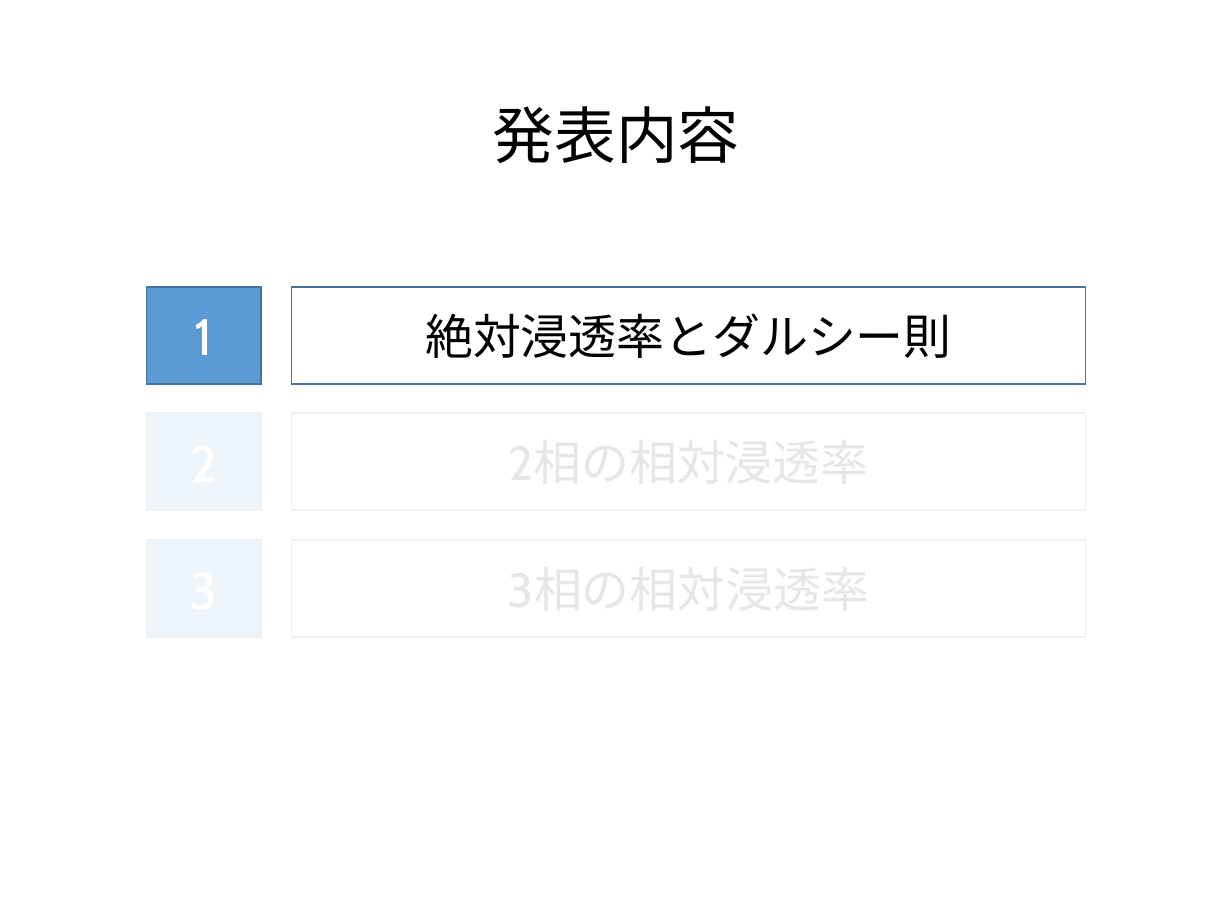
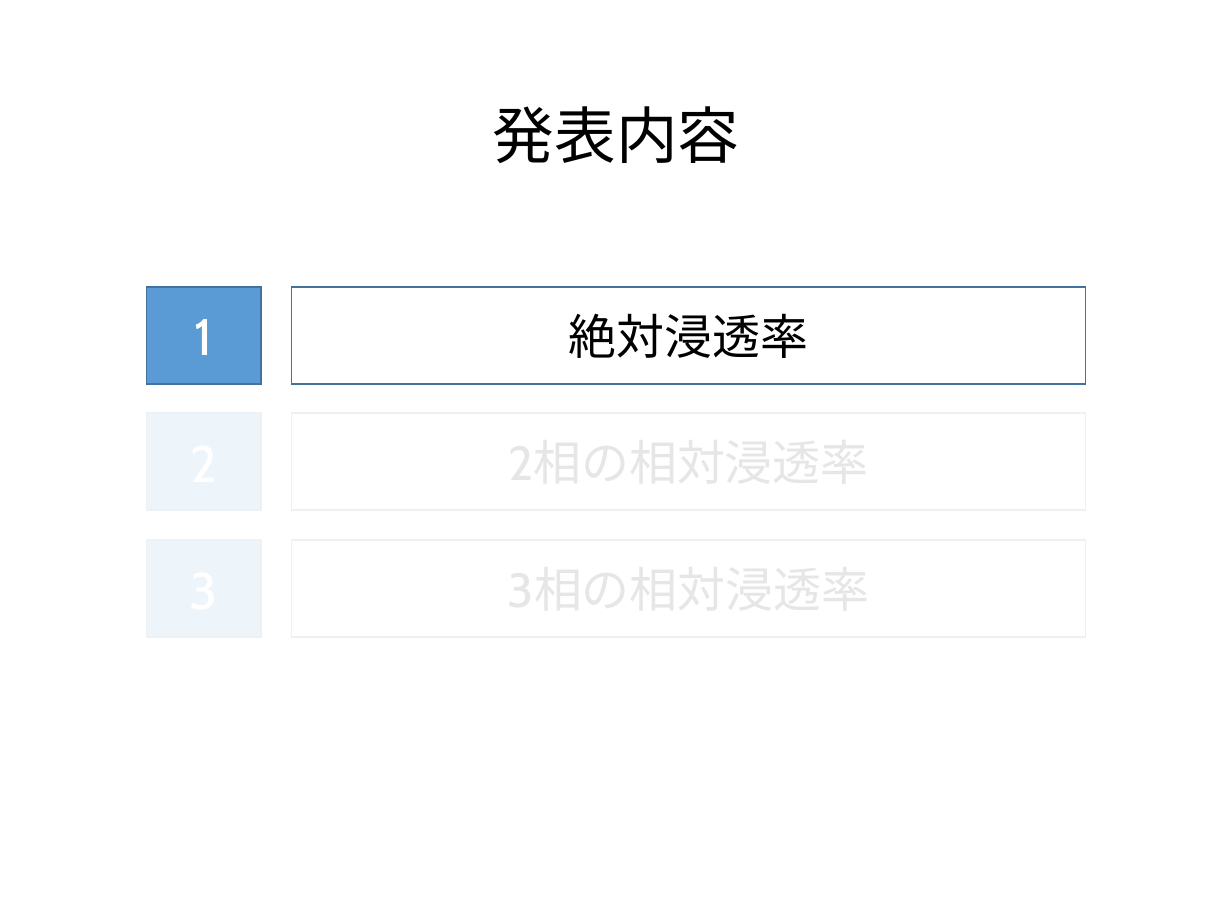
Before and after one commit to te288/intro_to_NA2022, a slide deck: slide 3 of hatten/RelPerm.pptx. Drawn at 1232x924 pixels with LibreOffice and Linux fonts; fonts in the diff are those of the drawing. Boxes give left, top, right and bottom in pixels: in the first picture for what was removed or moved away, otherwise in the second. Text is boxed around its words. In the diff, an @@ line names an element or a change of style, - is before the commit and + after.

```diff
--- a/hatten/RelPerm.pptx
+++ b/hatten/RelPerm.pptx
@@ text in rectangle at [569, 313, 808, 358]: text changed @@
-絶対浸透率とダルシー則
+絶対浸透率
```
Also in this commit, not shown: 1 other slide changed, 11 other files.
